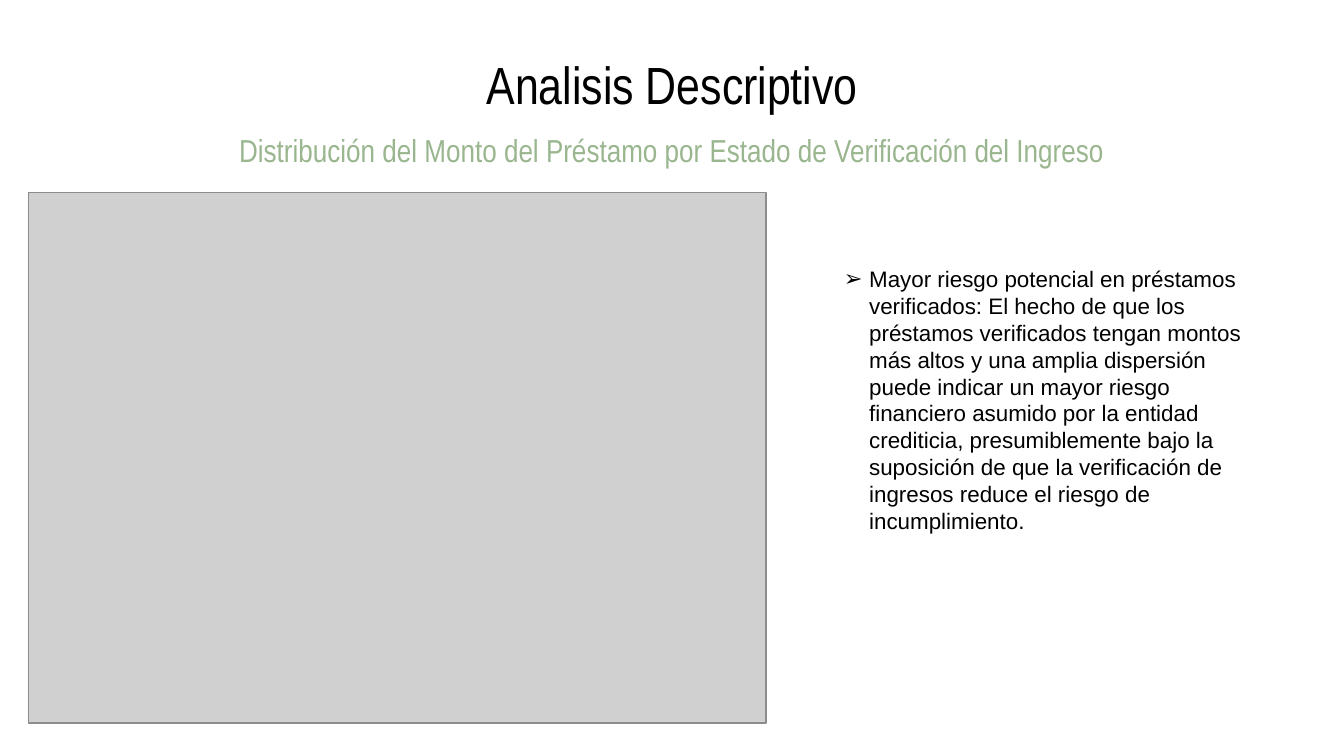
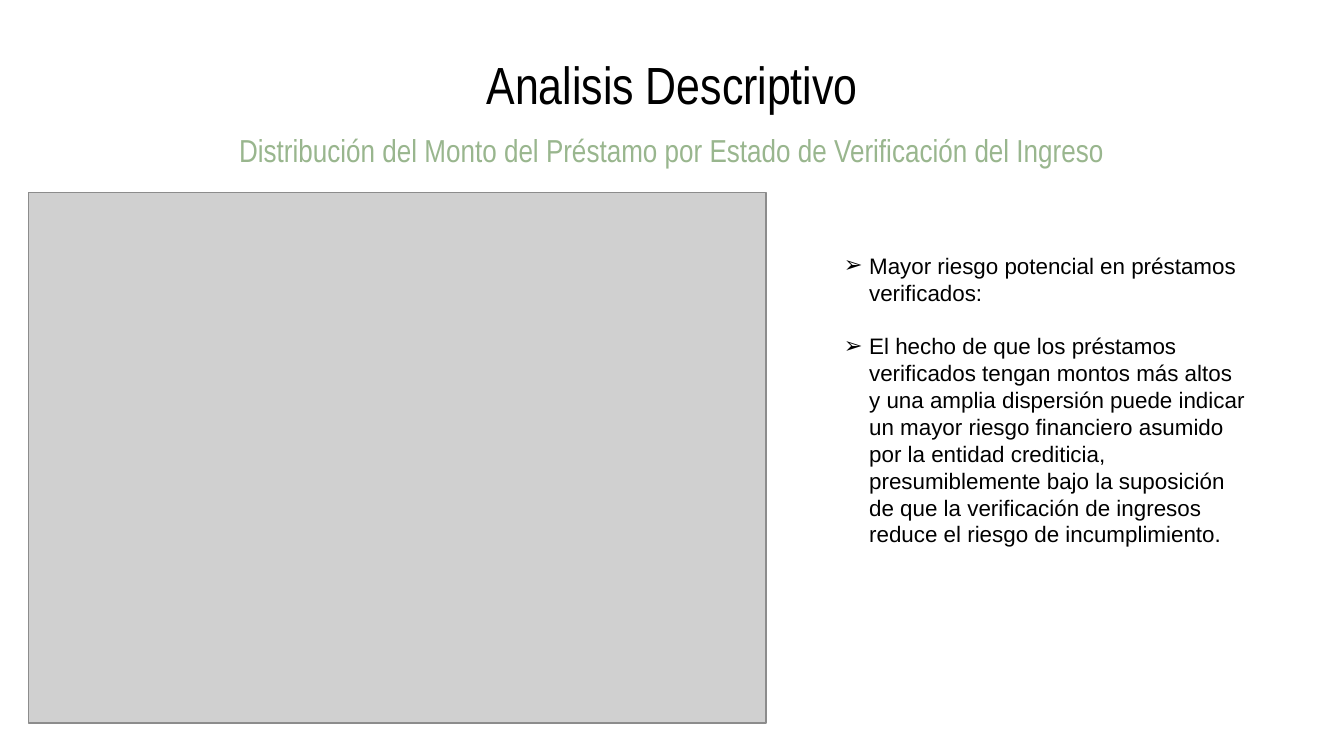
Before and after one commit to vrobles/Proyecto_Grupo3, a slide deck: slide 15 of CREDITOS OTORGADOS - PRODUBANCO 3.pptx (slide 13 before the commit). Drawn at 1344x756 pixels with LibreOffice and Linux fonts; fonts in the diff are those of the drawing; grey boxes stand for pictures. Boxes give left, top, right and bottom in pixels: in the first picture for what was removed or moved away, otherwise in the second. Text is boxed around its words. In the diff, an @@ line names an element or a change of style, - is before the commit and + after.

```diff
--- a/CREDITOS OTORGADOS - PRODUBANCO 3.pptx
+++ b/CREDITOS OTORGADOS - PRODUBANCO 3.pptx
@@ text at [869, 257, 1245, 547]: text changed @@
-➢ Mayor riesgo potencial en préstamos verificados: El hecho de que los préstamos verificados tengan montos más altos y una amplia dispersión puede indicar un mayor riesgo financiero asumido por la entidad crediticia, presumiblemente bajo la suposición de que la verificación de ingresos reduce el riesgo de incumplimiento.
+➢ Mayor riesgo potencial en préstamos verificados:
+➢ El hecho de que los préstamos verificados tengan montos más altos y una amplia dispersión puede indicar un mayor riesgo financiero asumido por la entidad crediticia, presumiblemente bajo la suposición de que la verificación de ingresos reduce el riesgo de incumplimiento.
```
Also in this commit, not shown: 9 other slides changed, 2 slides added.
